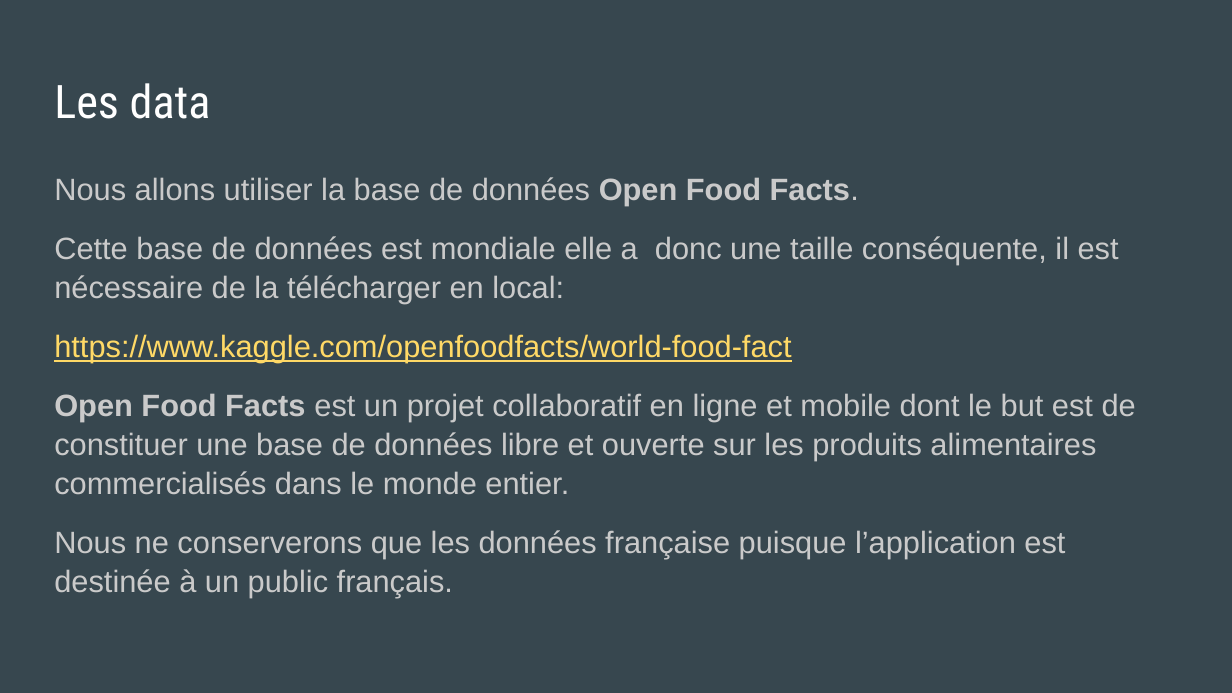
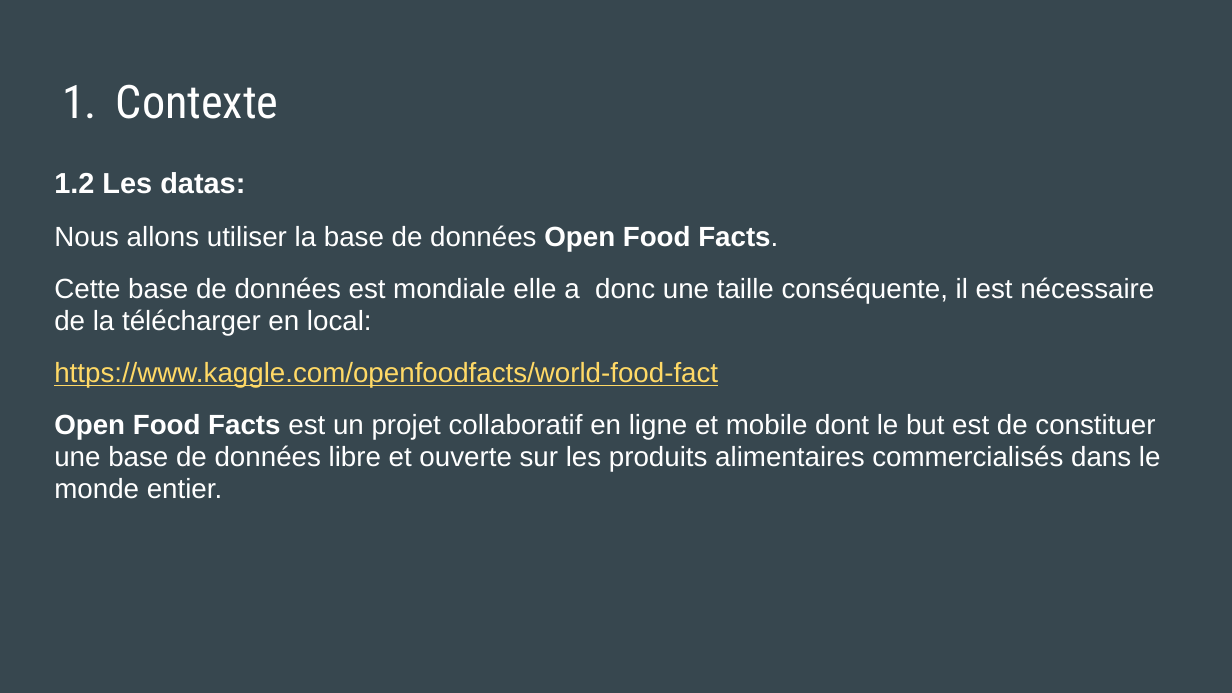
Before and after one commit to MarieDeSmedt/FoodFlix, a slide deck: slide 4 of FOODFLIX.pptx (slide 5 before the commit). Drawn at 1232x693 pixels with LibreOffice and Linux fonts; fonts in the diff are those of the drawing. Boxes give left, top, right and bottom in pixels: in the first picture for what was removed or moved away, otherwise in the second. Text is boxed around its words. In the diff, an @@ line names an element or a change of style, - is before the commit and + after.

Commit message:
upload ppt

```diff
--- a/FOODFLIX.pptx
+++ b/FOODFLIX.pptx
@@ title at bbox=[116, 84, 279, 119]: text changed @@
-Les data
+1. Contexte
@@ text at bbox=[54, 172, 245, 194]: paragraph added @@
+1.2 Les datas:
@@ text at bbox=[54, 225, 1161, 499]: size 18 to 16.2 pt; text colour #CACACA to #FFFFFF in "Nous allons utiliser la base de données ...", "Cette base de données est mondiale elle ...", "Open Food Facts est un projet collaboratif ..."; line spacing 1.05 to 0.95; more space between paragraphs @@
@@ text at bbox=[54, 530, 1065, 598]: paragraph removed @@
-Nous ne conserverons que les données française puisque l’application est destinée à un public français.
```
Also in this commit, not shown: 3 other slides changed, 6 slides added, 4 slides removed.
